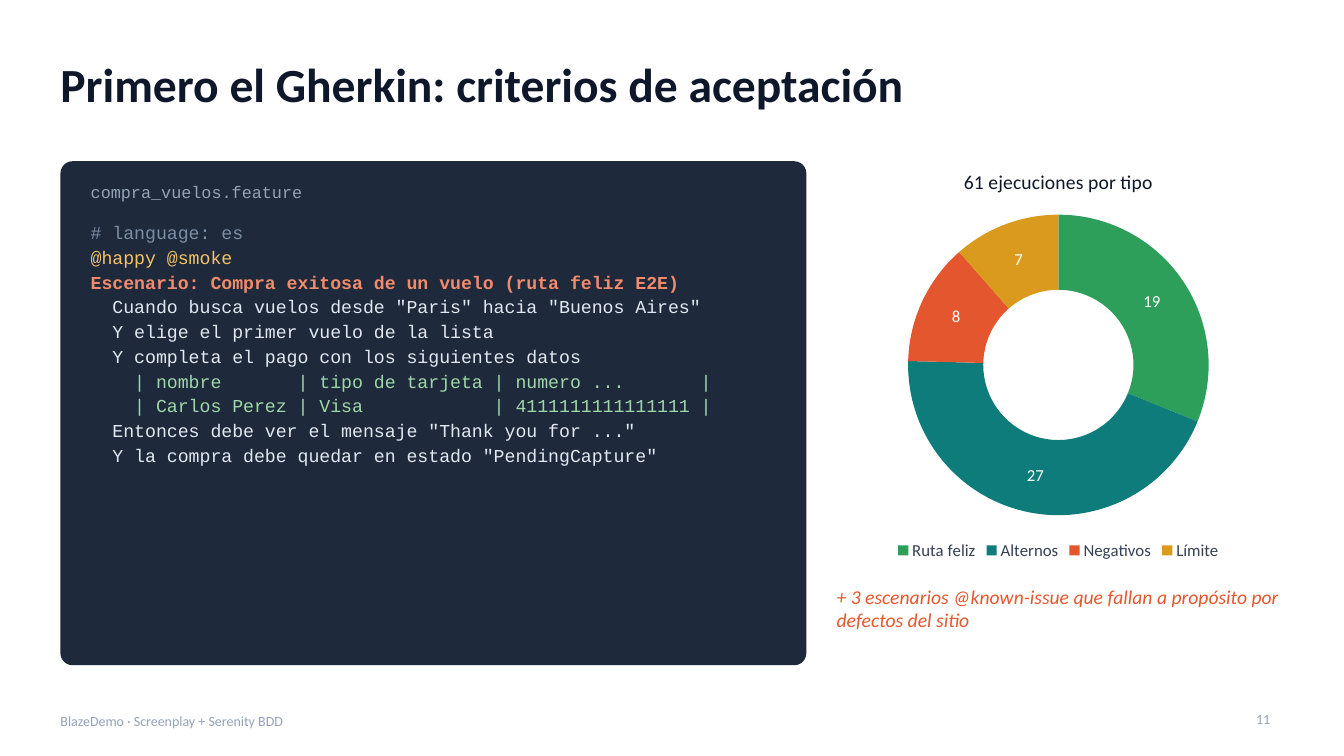
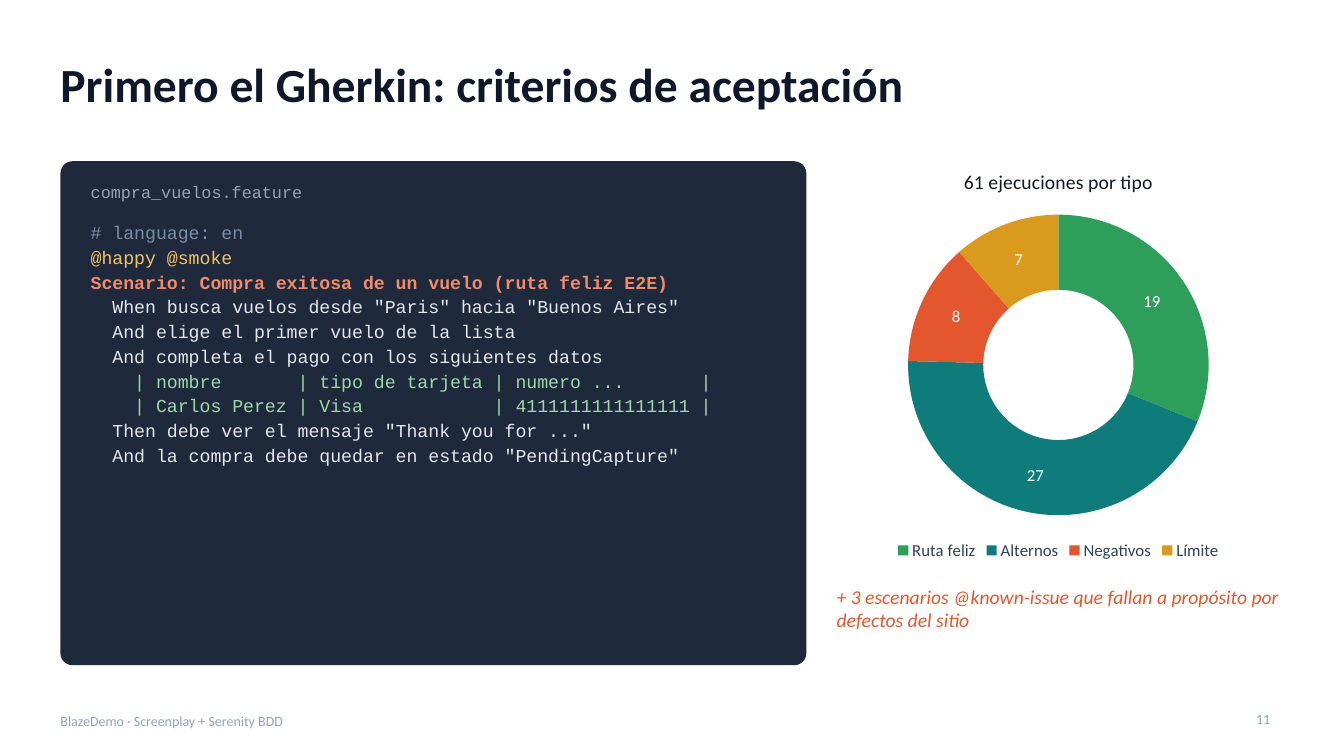
Before and after one commit to Santiagodutr/blazedemo-screenplay-serenity, a slide deck: slide 11 of presentacion/BlazeDemo_Screenplay_Sustentacion.pptx. Drawn at 1344x756 pixels with LibreOffice and Linux fonts; fonts in the diff are those of the drawing. Boxes give left, top, right and bottom in pixels: in the first picture for what was removed or moved away, otherwise in the second. Text is boxed around its words. In the diff, an @@ line names an element or a change of style, - is before the commit and + after.

Commit message:
Actualiza Gherkin, pruebas de tarjetas y evidencias de Serenity

```diff
--- a/presentacion/BlazeDemo_Screenplay_Sustentacion.pptx
+++ b/presentacion/BlazeDemo_Screenplay_Sustentacion.pptx
@@ text at [112,227,243,243]: text changed @@
-# language: es
+# language: en
@@ text at [91,276,679,367]: text changed @@
-Escenario: Compra exitosa de un vuelo (ruta feliz E2E)
-Cuando busca vuelos desde "Paris" hacia "Buenos Aires"
-Y elige el primer vuelo de la lista
-Y completa el pago con los siguientes datos
+Scenario: Compra exitosa de un vuelo (ruta feliz E2E)
+When busca vuelos desde "Paris" hacia "Buenos Aires"
+And elige el primer vuelo de la lista
+And completa el pago con los siguientes datos
@@ text at [112,424,679,466]: text changed @@
-Entonces debe ver el mensaje "Thank you for ..."
-Y la compra debe quedar en estado "PendingCapture"
+Then debe ver el mensaje "Thank you for ..."
+And la compra debe quedar en estado "PendingCapture"
```
Also in this commit, not shown: 7 other slides changed, 9 other files.
